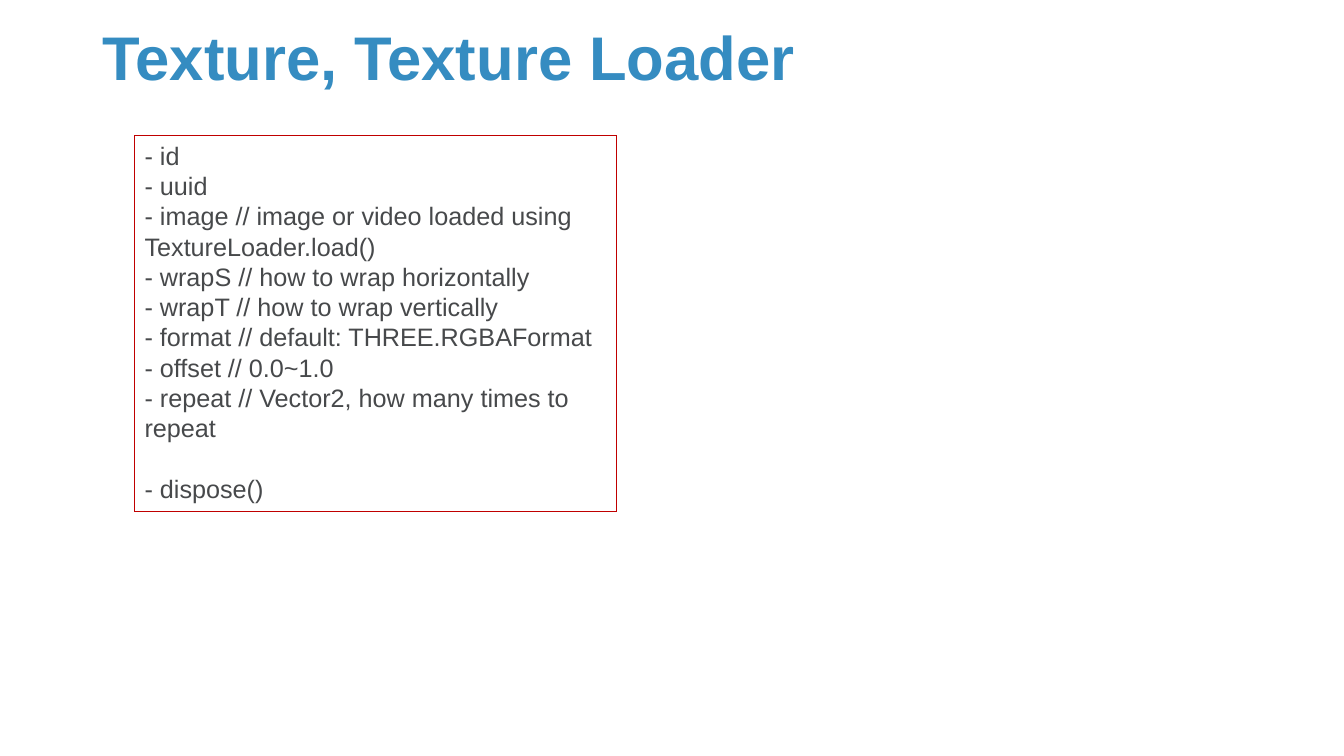
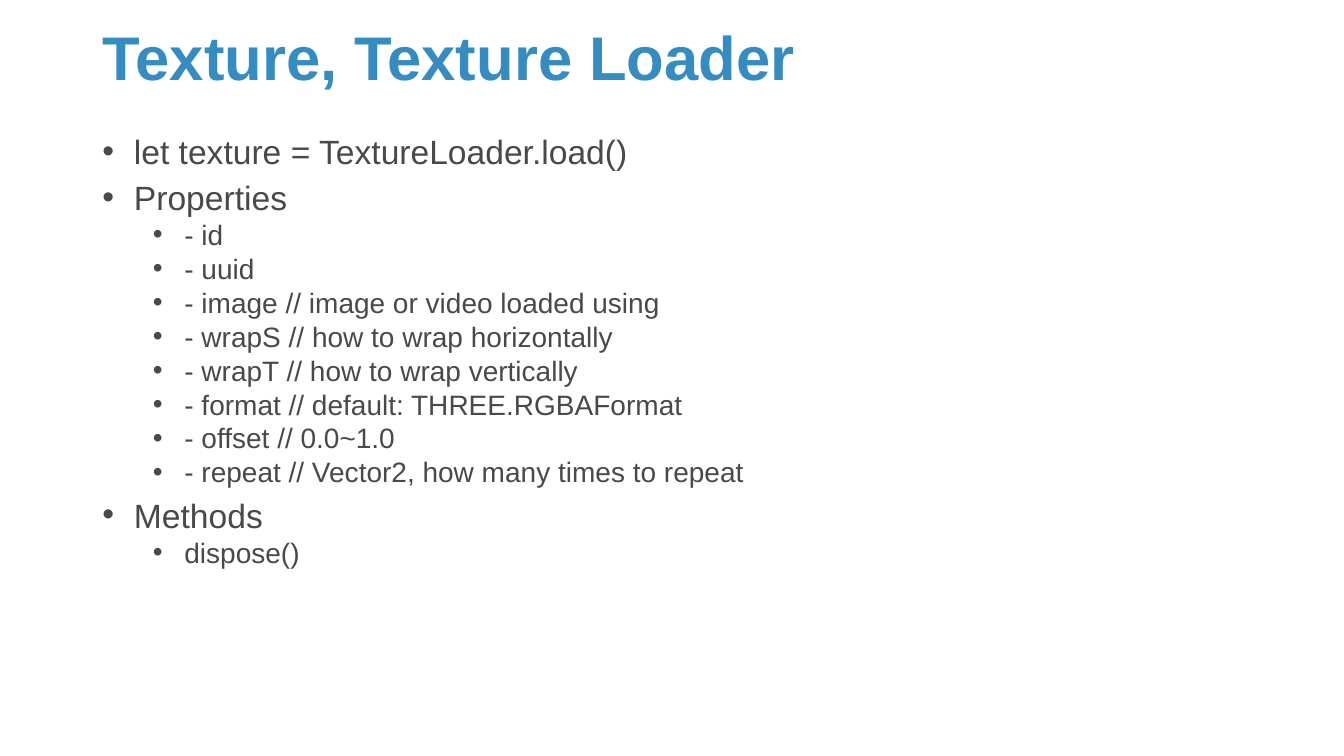
Before and after one commit to Sparks-Lu/TechNotes, a slide deck: slide 12 of Web/ThreeJS-Notes.pptx (slide 9 before the commit). Drawn at 1344x756 pixels with LibreOffice and Linux fonts; fonts in the diff are those of the drawing; background and template pictures are left out. Boxes give left, top, right and bottom in pixels: in the first picture for what was removed or moved away, otherwise in the second. Text is boxed around its words. In the diff, an @@ line names an element or a change of style, - is before the commit and + after.

```diff
--- a/Web/ThreeJS-Notes.pptx
+++ b/Web/ThreeJS-Notes.pptx
@@ text "let texture = TextureLoader.load()": place and size @@
-text "let texture = TextureLoader.load()" at [135,135,617,511]
+text "let texture = TextureLoader.load()" at [134,139,743,568]
@@ text "let texture = TextureLoader.load()" at [134,139,743,568]: outline #C00000 0.75 pt to none @@
@@ text at [134,139,627,217]: paragraphs added @@
+• let texture = TextureLoader.load()
+• Properties
@@ text at [201,224,743,488]: size 18 to 20 pt in "- id", "- uuid", "- wrapS // how to wrap horizontally", "- wrapT // how to wrap vertically" and 3 more places; bullet none to •; list level 1 to 2 in "- id"; line spacing 1 to 0.8; list level 1 to 2 in "- uuid"; list level 1 to 2 in "- wrapS // how to ..."; list level 1 to 2 in "- wrapT // how to ..."; list level 1 to 2 in "- format // default: THREE.RGBAFormat"; list level 1 to 2 in "- offset // 0.0~1.0"; list level 1 to 2 in "- repeat // Vector2, how ..." @@
@@ text at [201,292,659,318]: text changed; size 18 to 20 pt @@
-- image // image or video loaded using TextureLoader.load()
+  • - image // image or video loaded using
@@ text at [134,503,299,568]: text changed; size 18 to 20 pt @@
-- dispose()
+• Methods
+  • dispose()
```
Also in this commit, not shown: 3 other slides changed, 4 slides added, 10 other files.
